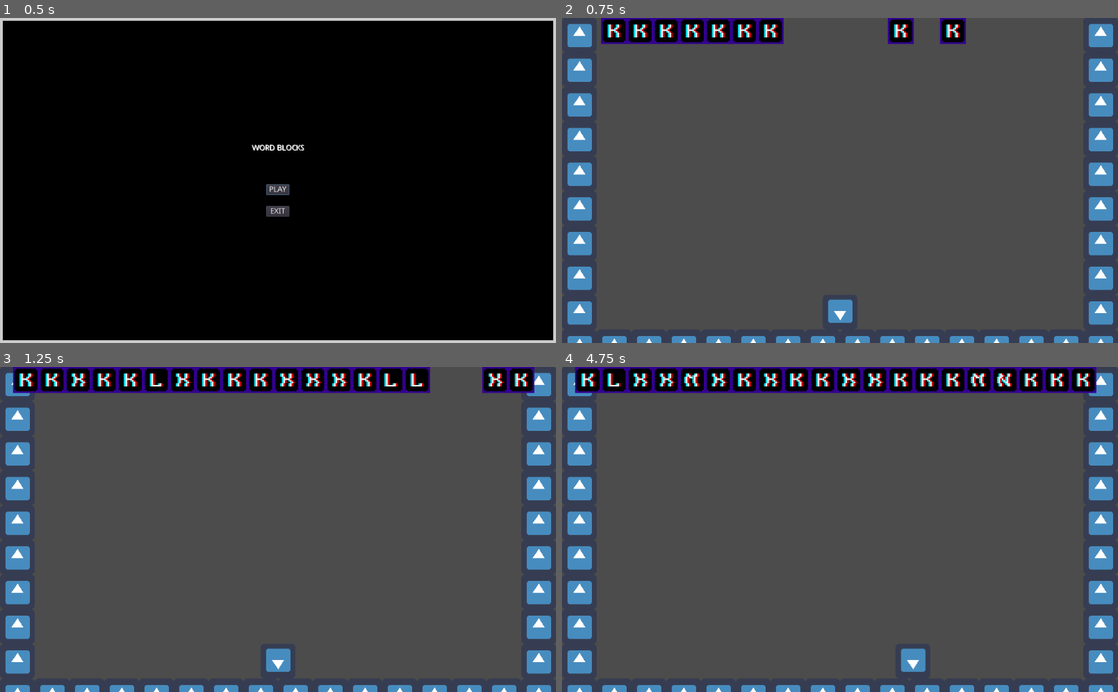
Above: before the commit, frames 1-4 (two rows, left to right).
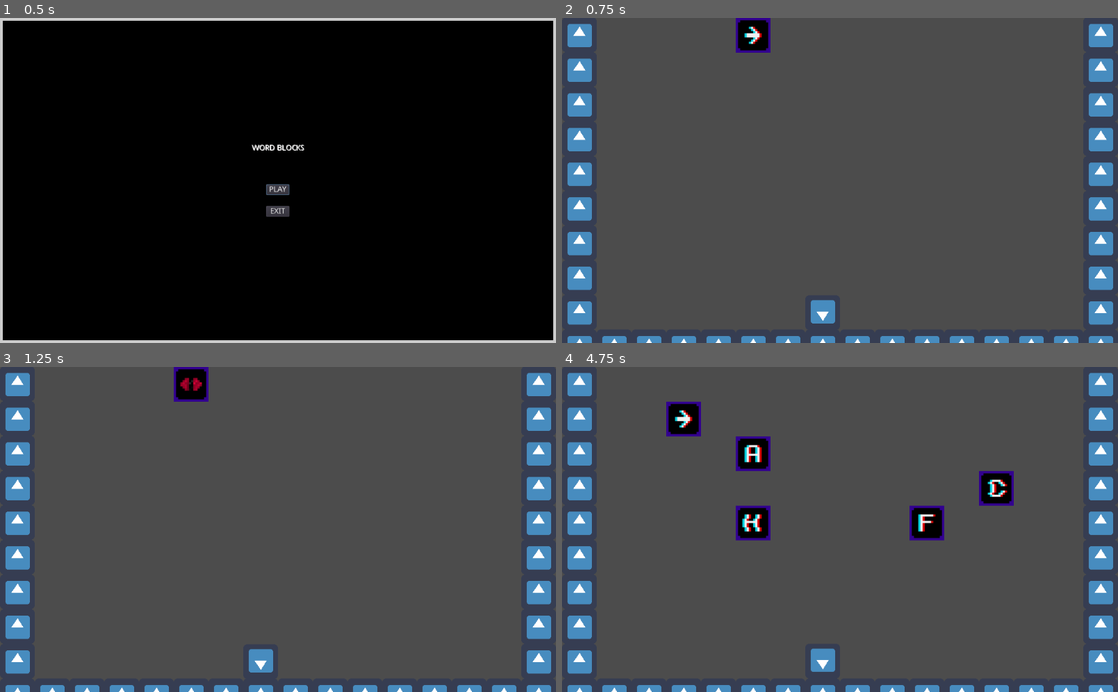
Above: after the commit, the same moments.

Repository: wlehoang/WordBlocks
Game: Godot game, scene res://main.tscn
Same seed, same stepped clock (60 frames per second), same inputs: the game is played once before the commit and once after it. The engine's default icon, where the game draws it, is replaced by a stand-in: a white triangle on a blue panel in a dark square.
Inputs:
- Up to frame 1 (0.5 s): no input
- Up to frame 2 (0.75 s): click "PLAY" at 0.5 s
- Up to frame 3 (1.25 s): no input
- Up to frame 4 (4.75 s): hold D (move_right) 1.28-2.03 s; hold A (move_left) 2.03-2.78 s; hold D (move_right) 2.78-4.28 s; hold A (move_left) from 4.28 s (still down)

Frame 1 is identical in both runs. In frame 2, 3.9% of the frame differs, in the area x 7-73%, y 0-95%; in frame 3, 7.3%; in frame 4, 12%, in the area x 2-97%, y 0-94%.

Commit message:
block fall timer, player and block grid alignment

Diff:
--- /dev/null
+++ b/entities/blocks/blocks.gd
@@ -0,0 +1,9 @@
+extends KinematicBody2D
+
+func _ready():
+	get_parent().get_node("%BlockFallTimer").connect("timeout", self, "onBlockFallTimer_timeout")
+
+func onBlockFallTimer_timeout():
+	var posDelta = Vector2.ZERO
+	posDelta.y += get_parent().cell_size;
+	var collision = move_and_collide(posDelta)
--- a/entities/blocks/blocks.tscn
+++ b/entities/blocks/blocks.tscn
@@ -1,6 +1,7 @@
-[gd_scene load_steps=68 format=2]
+[gd_scene load_steps=69 format=2]
 
 [ext_resource path="res://entities/blocks/assets/glitch_blocks.png" type="Texture" id=1]
+[ext_resource path="res://entities/blocks/blocks.gd" type="Script" id=2]
 
 [sub_resource type="AtlasTexture" id=1]
 flags = 4
@@ -335,13 +336,14 @@
 
 [node name="Blocks" type="KinematicBody2D"]
 position = Vector2( 656, 528 )
+script = ExtResource( 2 )
 __meta__ = {
 "_edit_group_": true
 }
 
 [node name="AnimatedSprite" type="AnimatedSprite" parent="."]
 frames = SubResource( 65 )
-frame = 20
+frame = 59
 playing = true
 
 [node name="CollisionShape2D" type="CollisionShape2D" parent="."]
--- a/entities/player/player.gd
+++ b/entities/player/player.gd
@@ -1,12 +1,12 @@
 extends KinematicBody2D
 var screen_size
 var speed = 128
-var cell_size = 16
+var cell_size = 64
 
 func _ready():
-	screen_size = get_viewport_rect().size
-	position.x = clamp(screen_size.x/2, 25, screen_size.x - 25)
-	position.y = clamp(screen_size.y-55, 25, screen_size.y - 25)
+	#screen_size = get_viewport_rect().size
+	#position.x = clamp(screen_size.x/2, 25, screen_size.x - 25)
+	#position.y = clamp(screen_size.y-55, 25, screen_size.y - 25)
 	add_to_group("player")
 
 func position_snapped(pos:Vector2):
@@ -14,10 +14,13 @@
 
 # warning-ignore:unused_argument
 func _process(delta):
-	var velocity = Vector2.ZERO
-	if Input.is_action_pressed("move_right"):
-		velocity.x += speed
-	if Input.is_action_pressed("move_left"):
-		velocity.x -= speed
+	pass
 
-	var collision = move_and_collide(velocity * delta)
+func _input(evt):
+	var posDelta = Vector2.ZERO
+	if evt.is_action_pressed("move_right"):
+		posDelta.x += cell_size
+	if evt.is_action_pressed("move_left"):
+		posDelta.x -= cell_size
+
+	var collision = move_and_collide(posDelta)
--- a/levels/level_1/level_1.gd
+++ b/levels/level_1/level_1.gd
@@ -1,6 +1,8 @@
 extends Node2D
 
 const Blocks = preload("res://entities/blocks/blocks.tscn")
+
+var cell_size = 64
 
 func _ready():
 	set_process_input(true)
@@ -8,14 +10,23 @@
 	spawn(randi() % 20)
 
 func _process(delta):
-	randomize()
-	spawn(randi() % 20)
+	pass
+	#randomize()
+	#spawn(randi() % 20)
 
 func spawn(column):
 	var node = Blocks.instance()
 	var current_animation : String = node.get_node("AnimatedSprite").animation
 	var sprite_texture : Texture = node.get_node("AnimatedSprite").frames.get_frame(current_animation, 0)
-	var block_size = sprite_texture.get_size()
-	var spawn_x = (column + 1) * block_size.x
+	var block_size = Vector2(cell_size, cell_size)
+	var texture_size = sprite_texture.get_size()
+	var scale_factor = block_size * 0.99 / texture_size
+	node.scale = scale_factor
+	var spawn_x = (column + 1.5) * block_size.x
 	node.position = (Vector2(spawn_x, block_size.y / 2))
 	add_child(node)
+
+
+func _on_BlockSpawnTimer_timeout():
+	randomize()
+	spawn(randi() % 20)
--- a/levels/level_1/level_1.tscn
+++ b/levels/level_1/level_1.tscn
@@ -46,3 +46,10 @@
 position = Vector2( 480, 544 )
 
 [node name="BlockSpawnTimer" type="Timer" parent="."]
+autostart = true
+
+[node name="BlockFallTimer" type="Timer" parent="."]
+unique_name_in_owner = true
+autostart = true
+
+[connection signal="timeout" from="BlockSpawnTimer" to="." method="_on_BlockSpawnTimer_timeout"]
